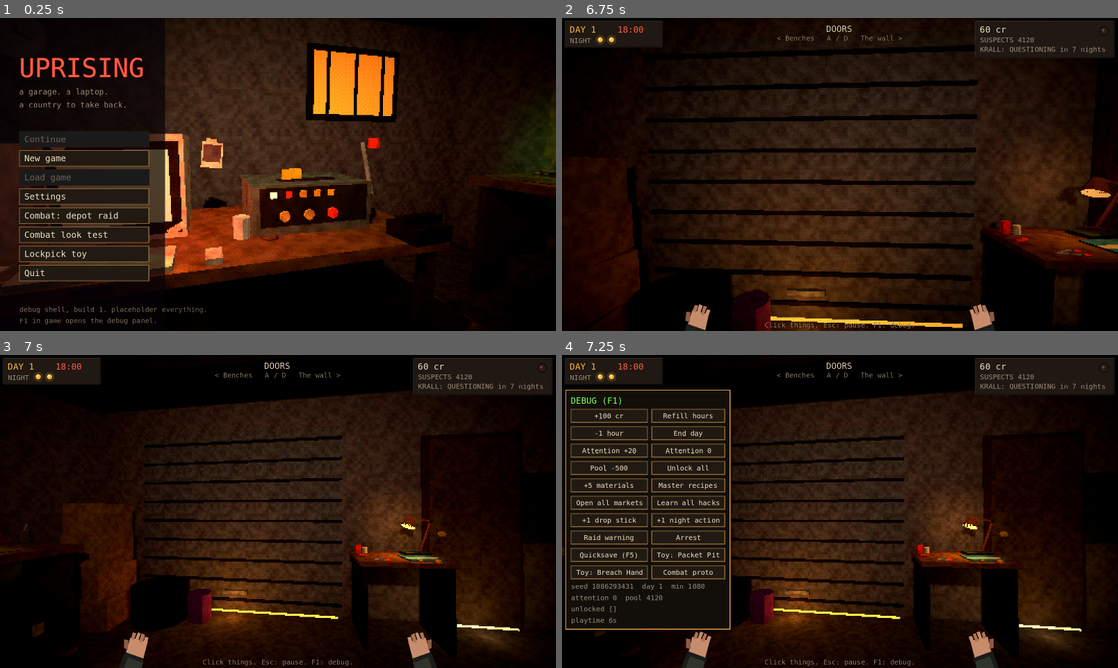
Above: before the commit, frames 1-4 (two rows, left to right).
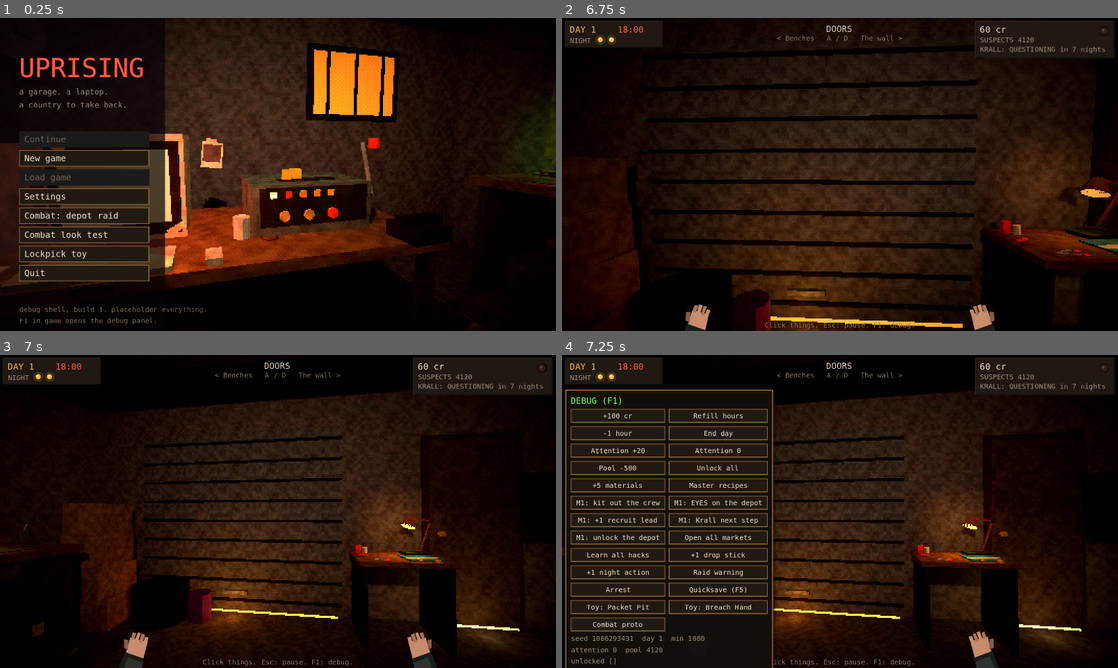
Above: after the commit, the same moments.

Repository: cgrowald/long-reach
Game: Godot game, scene res://v2/title.tscn
The game is run twice, just before and just after one commit, with the same random seed, the same clock (stepped at 60 frames per second) and the same inputs.
Inputs (mouse positions are in pixels of both pictures, inside the frame that each line leads up to):
- Up to frame 1 (0.25 s): no input
- Up to frame 2 (6.75 s): click "New game" at 0.5 s; tap Enter at 1.25, 6.5 s; drag from (840, 174) to (895, 105) at 1.27 s; drag from (728, 190) to (812, 237) at 2.02 s; click "Into the garage" at 2.75 s; move the mouse to (895, 105) at 3.52 s; hold D (v2_right) 3.53-4.25 s; hold E 3.53-4.25 s; click (895, 105) at 3.67 s; tap R at 3.8 s; drag from (812, 237) to (673, 127) at 4.27 s; drag from (840, 174) to (867, 174) at 5.02 s; tap Space at 5.75 s; drag from (673, 127) to (756, 96) at 5.77 s; move the mouse to (867, 174) at 6.52 s; hold S (v2_back) from 6.53 s (still down); tap Tab at 6.6 s; click (867, 174) at 6.67 s
- Up to frame 3 (7 s): keep holding S (v2_back); tap R at 6.8 s
- Up to frame 4 (7.25 s): keep holding S (v2_back); tap F1 (v2_debug) at 7.15 s

Frames 1-3 are identical in both runs. In frame 4, 8.0% of the frame differs, in the area x 0-39%, y 11-100%.

Commit message:
M1 playable: cage (injuries, treat, motives, fit-for-duty team of 4, depot lockdown), recruit leads, EYES ping, lit prisoner, M1 debug shortcuts, playtest list
Co-Authored-By: Claude Opus 5.5 <noreply@anthropic.com>

Diff:
--- a/v2/combat/depot_op.gd
+++ b/v2/combat/depot_op.gd
@@ -195,6 +195,21 @@
 		if (b[0] as Rect2).has_point(mp):
 			_press(str(b[1]))
 			return true
+	# EYES ping: on a camera feed, click an enemy to alert the squad (the shout wheel's FOCUS makes them target)
+	if phase in ["quiet", "loud", "out", "opened"] and not f.wheel_open and f.pending < 0:
+		var mf: Dictionary = f.feeds[f.main_i] if f.main_i < f.feeds.size() else {}
+		if mf.get("kind", "") == "cctv":
+			var hit: Dictionary = f._pick_target("enemy")
+			if hit.has("actor"):
+				var en = hit["actor"]
+				en.set_meta("seen_t", f.sq._t)
+				en.set_meta("seen_pos", en.global_position)
+				en.set_meta("pinged", true)
+				var pt = f.sq.by_role("point")
+				if pt:
+					pt.say("Copy. Contact, %s." % f.sq._room_name(f.level.room_at(en.global_position)), true)
+				f._event("PING: %s" % en.fighter_name)
+				return true
 	if phase == "hacking" and session != null:
 		for y in session.chain_n:
 			for x in session.chain_n:
--- a/v2/os/apps/drop.gd
+++ b/v2/os/apps/drop.gd
@@ -52,6 +52,19 @@
 		elif e.button_index == MOUSE_BUTTON_WHEEL_UP:
 			scroll = maxi(0, scroll - 1)
 		elif e.button_index == MOUSE_BUTTON_LEFT:
+			if int(Market.summary(state())["leads"]) > 0 and _lead_rect().has_point(e.position):
+				var lp := Market.lead_person(state())
+				os.alert("Dead Drop", "%s, %d. %s
+
+\"%s\"
+
+In it for: %s.
+
+They're with you now (the gear cage)." % [lp["name"], int(lp["age"]), lp["background"]["name"], lp["hook"], lp["motive"]["name"]], "info")
+				Market.meet_lead(state())
+				os.game.sfx.play("confirmation_002", 1.0, -6.0)
+				queue_redraw()
+				return
 			var items := _items()
 			for i in range(scroll, mini(n, scroll + _visible_rows())):
 				if _sell_rect(i).has_point(e.position):
@@ -123,6 +136,10 @@
 	# the files
 	var items := _items()
 	P.text(self, Vector2(6, HEAD_H + 2), "FILES  (%d)" % items.size(), P.INK)
+	if int(m["leads"]) > 0:
+		var lr := _lead_rect()
+		draw_rect(lr, P.COPPER.lightened(0.15) if lr.has_point(hover) else P.COPPER)
+		P.text(self, lr.position + Vector2(0, 2), "A LEAD WROTE BACK: MEET", P.FACE_L, HORIZONTAL_ALIGNMENT_CENTER, lr.size.x)
 	if items.is_empty():
 		P.text(self, Vector2(6, HEAD_H + 20), "Nothing to move. Hack something first (Jobs).", P.INK_DIM)
 	for i in range(scroll, mini(items.size(), scroll + _visible_rows())):
@@ -144,3 +161,7 @@
 		var mr := Rect2(4, size.y - 20, size.x - 8, 16)
 		draw_rect(mr, Color(P.PETROL_D, 0.9 * a))
 		P.text(self, mr.position + Vector2(6, 2), P.fit(_msg, mr.size.x - 12), Color(P.FACE_L, a))
+
+
+func _lead_rect() -> Rect2:
+	return Rect2(size.x - 170, HEAD_H, 164, 13)
--- a/v2/sim/intel_market.gd
+++ b/v2/sim/intel_market.gd
@@ -104,3 +104,38 @@
 
 static func summary(state: RefCounted) -> Dictionary:
 	return _m(state)
+
+
+# ------------------------------------------------------------------ recruit leads (roadmap M1 piece 14)
+
+## The person behind your next lead (same every load until you meet them).
+static func lead_person(state: RefCounted) -> Dictionary:
+	var m := _m(state)
+	var p: Dictionary = load("res://v2/sim/people_gen.gd").make(hash(str(state.world_seed) + "lead" + str(int(m.get("met", 0)))), "recruit")
+	if int(m.get("met", 0)) == 0:
+		p["hook"] = "Worked at the Dobrev depot for six years before they let them go. Heard from a friend you're hitting the old warehouse."
+		p["background"] = {"id": "dockhand", "name": "Ex-depot worker", "skill": "carry"}
+	return p
+
+
+## Meet the lead: they join your people. The first one knows the depot (a plan file: the vault hints).
+static func meet_lead(state: RefCounted) -> Dictionary:
+	var m := _m(state)
+	if int(m["leads"]) <= 0:
+		return {}
+	var p := lead_person(state)
+	p["id"] = "r%d" % (int(m.get("met", 0)) + 1)
+	p["alive"] = true
+	p["level"] = 1
+	p["ops"] = 0
+	p["kit"] = {}
+	p["grid"] = []
+	p["loyalty"] = 60
+	state.people.append(p)
+	if int(m.get("met", 0)) == 0:
+		state.items.append({"id": state.next_item_id, "name": "depot_layout_sketch.txt", "type": "intel", "tag": "plan",
+			"worth": "The depot, drawn from memory: the vault room, which door they use most.", "source": "Dobrev Freight depot", "day": state.day, "stars": 0, "quality": 0.0, "hand": true, "perks": []})
+		state.next_item_id += 1
+	m["leads"] = int(m["leads"]) - 1
+	m["met"] = int(m.get("met", 0)) + 1
+	return p
--- a/v2/stations/cage.gd
+++ b/v2/stations/cage.gd
@@ -158,7 +158,7 @@
 	_people_box.add_child(Kit.heading("Your people"))
 	for i in st.people.size():
 		var p: Dictionary = st.people[i]
-		var b := Kit.button(("> " if i == sel else "  ") + str(p["name"]).split(" ")[0] + ("" if p.get("alive", true) else "  (KIA)"), func() -> void:
+		var b := Kit.button(("> " if i == sel else "  ") + str(p["name"]).split(" ")[0] + ("" if p.get("alive", true) else "  (KIA)") + ("  (hurt %dd)" % int(p.get("injury_days", 0)) if p.get("alive", true) and int(p.get("injury_days", 0)) > 0 else ""), func() -> void:
 			sel = i
 			_holding = {}
 			_refresh(), game)
@@ -173,6 +173,17 @@
 	if not p.is_empty():
 		_people_box.add_child(_face_ctl(p, Vector2(44, 50)))
 		_people_box.add_child(Kit.label(str(p.get("role", "")).to_upper() + "  " + str(p.get("trait", "")), Pal.AMBER, 8))
+		var mot = p.get("motive", {})
+		if mot is Dictionary and not mot.is_empty():
+			_people_box.add_child(Kit.label("In it for: " + str(mot.get("name", "")), Pal.DIM, 8, 120))
+		if int(p.get("injury_days", 0)) > 0:
+			_people_box.add_child(Kit.label("HURT: %d days, %d health" % [int(p["injury_days"]), int(p.get("hp", 100))], Color(1.0, 0.5, 0.35), 8, 120))
+			var med := _best_med()
+			if not med.is_empty():
+				_people_box.add_child(Kit.button("Treat (%s %s)" % [str(med.get("name", "")).split(" ")[0], "*".repeat(int(med.get("stars", 0)))], func() -> void:
+					var off := Loadout.treat(game.state, p, med)
+					_say("%d day%s off their recovery." % [off, "" if off == 1 else "s"])
+					_refresh(), game))
 		_people_box.add_child(Kit.label(str(p.get("line", "")), Pal.DIM, 8, 100))
 		_people_box.add_child(Kit.label("Ops: %d" % int(p.get("ops", 0)), Pal.DIM, 8))
 	# slots
@@ -438,12 +449,32 @@
 func _send() -> void:
 	var st = game.state
 	var team: Array = []
+	var lock: int = load("res://v2/sim/depot_run.gd").locked_for(st)
+	if lock > 0:
+		_say("The depot is locked down after the last raid. %d more night%s." % [lock, "" if lock == 1 else "s"])
+		game.deny()
+		return
 	for p in st.people:
-		if p.get("alive", true):
+		if Loadout.fit_for_duty(p) and team.size() < 4:
 			team.append(p["id"])
 	if team.is_empty():
-		_say("Nobody left to send.")
+		_say("Nobody fit to send. The hurt need time, or treatment.")
 		game.deny()
 		return
 	game.set_meta("op_team", team)
 	game.goto("res://v2/combat/fight.tscn")
+
+
+## The best med item in the stash (for treating the hurt between ops).
+func _best_med() -> Dictionary:
+	var best := {}
+	var packed := {}
+	for q in game.state.people:
+		for e in q.get("grid", []):
+			if e.has("item"):
+				packed[int(e["item"])] = true
+	for it in game.state.items:
+		if it.get("type", "") == "med" and not it.has("on") and not packed.has(int(it.get("id", -1))):
+			if best.is_empty() or int(it.get("stars", 0)) > int(best.get("stars", 0)):
+				best = it
+	return best
--- a/v2/stations/interrogation.gd
+++ b/v2/stations/interrogation.gd
@@ -32,6 +32,13 @@
 	_model.crouch = 0.85
 	if _model.light:
 		_model.light.visible = false
+	var lamp := OmniLight3D.new()
+	lamp.light_color = Color(1.0, 0.78, 0.5)
+	lamp.light_energy = 3.5
+	lamp.omni_range = 3.0
+	lamp.shadow_enabled = true
+	_model.add_child(lamp)
+	lamp.position = Vector3(0.0, 2.3, 0.5)            # the bulb over the chair
 	_last = "\"%s\"" % ["What do you want from me?", "You're making a mistake.", "...", "I just work there."][(hash(p["name"]) & 0x7fffffff) % 4]
 	game.sfx.play("drop_002", 0.6, -8.0)
 
--- a/v2/ui/debug_panel.gd
+++ b/v2/ui/debug_panel.gd
@@ -48,6 +48,35 @@
 		for r in load("res://v2/sim/crafting.gd").data().get("recipes", []):
 			game.state.mastery[r["id"]] = {"made": 3, "good": 3, "sum": 2.4}
 		garage.toast("Every recipe mastered (batching on)."))
+	add.call("M1: kit out the crew", func() -> void:
+		var L = load("res://v2/sim/loadout.gd")
+		for p in game.state.people:
+			if not p.get("alive", true):
+				continue
+			for gid in ["bureau_carbine", "rig_chest", "helmet", "plate_steel"]:
+				L.equip(game.state, p, L.add_item(game.state, gid))
+			for k in 3:
+				var sp: Vector2i = L.free_spot(game.state, p, "mag_30")
+				if sp.x >= 0:
+					game.state.supplies["mag_30"] = int(game.state.supplies.get("mag_30", 0)) + 1
+					L.pack(game.state, p, "mag_30", sp.x, sp.y)
+		garage.toast("Everyone has a carbine, a chest rig, a helmet, a plate and 3 mags."))
+	add.call("M1: EYES on the depot", func() -> void:
+		var cams: Array = game.state.os.get("cameras", [])
+		cams.append("depot_debug")
+		game.state.os["cameras"] = cams
+		garage.toast("The depot cameras are linked (CCTV in the raid)."))
+	add.call("M1: +1 recruit lead", func() -> void:
+		var m: Dictionary = game.state.os.get("market", {})
+		m["leads"] = int(m.get("leads", 0)) + 1
+		game.state.os["market"] = m
+		garage.toast("A lead is waiting in the Dead Drop app."))
+	add.call("M1: Krall next step", func() -> void:
+		load("res://v2/sim/krall.gd").k(game.state)["clock"] = 0.5
+		garage.toast("Krall moves tonight. Go to bed."))
+	add.call("M1: unlock the depot", func() -> void:
+		load("res://v2/sim/depot_run.gd")._d(game.state)["locked_until"] = 0
+		garage.toast("The depot can be hit again."))
 	add.call("Open all markets", func() -> void:
 		game.state.flags["markets_open"] = true
 		game.state.supplies["picks"] = int(game.state.supplies.get("picks", 0)) + 5
Not shown, added: docs/PLAYTEST_M1.md
Not shown, changed: docs/ROADMAP.md
